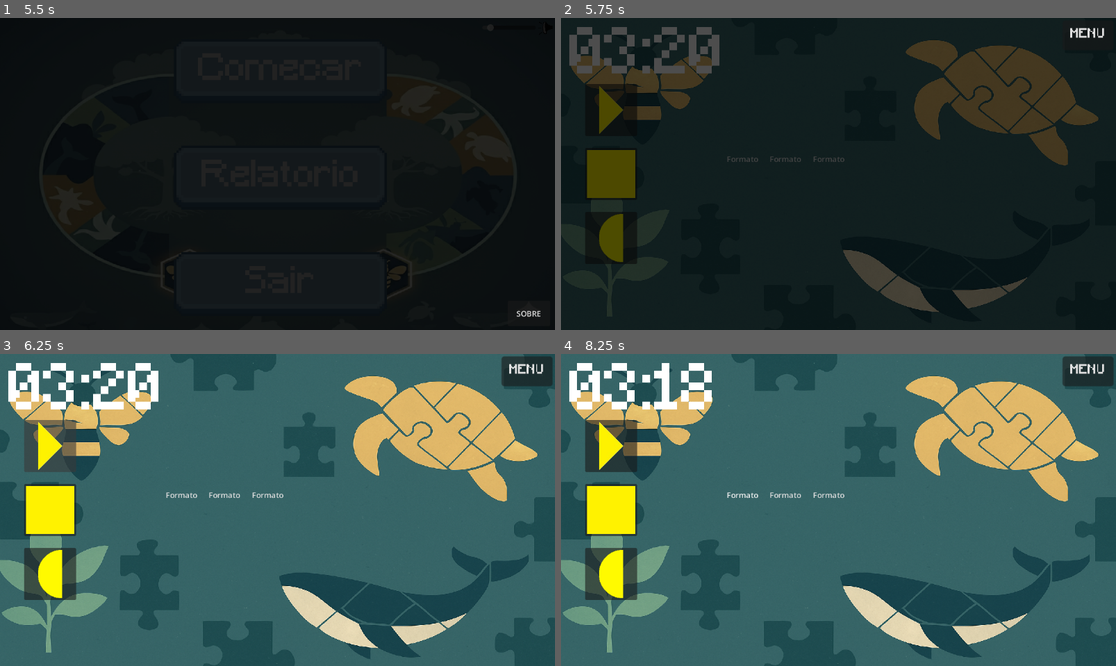
Above: before the commit, frames 1-4 (two rows, left to right).
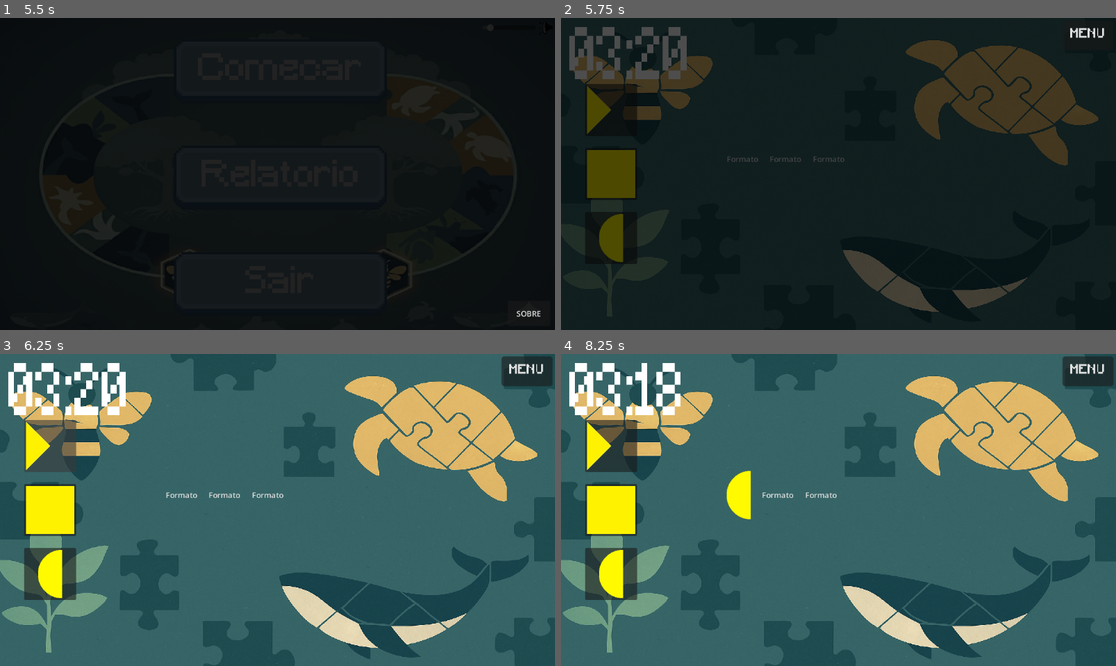
Above: after the commit, the same moments.

Repository: Estefano-Alfredo/Jogo-ASSARTE
Game: Godot game, scene res://Nos de Menu/menu.tscn
Two runs of this game, one before a commit and one after it. Both use one fixed random seed, a clock stepped at 60 frames per second and the inputs below.
Inputs (mouse positions are in pixels of both pictures, inside the frame that each line leads up to):
- Up to frame 1 (5.5 s): click "Comecar" at 0.5 s; click (277, 174) at 1.27 s; type "Alex" at 1.35 s; click "Comecar" at 2 s; click "Relatorio" at 2.75 s; click (543, 27) at 3.5 s; click "SOBRE" at 4.25 s; click "Confirmar" at 5 s
- Up to frame 2 (5.75 s): no input
- Up to frame 3 (6.25 s): click (49, 444) at 5.75 s
- Up to frame 4 (8.25 s): click (610, 510) at 6.5 s; click (610, 575) at 7.25 s; click "Formato" at 8 s

Frame 1 is identical in both runs. In frame 2, 2.8% of the frame differs, in the area x 1-29%, y 2-38%; in frame 3, 3.0%; in frame 4, 3.4%, in the area x 1-52%, y 2-54%.
Error before the commit: Parse Error: Preload file "res://botao_pausa.tscn" does not exist. (res://Nos)

Commit message:
commit novo

Diff:
--- a/bio-geometria/bio-geometria/Nos de Nivel/Nivel 1/level_1.gd
+++ b/bio-geometria/bio-geometria/Nos de Nivel/Nivel 1/level_1.gd
@@ -15,7 +15,7 @@
 const SEMICIRCULO = preload("uid://hnak7rafjwog")
 const QUADRADO = preload("uid://153sobfftdgc")
 const TRIANGULO = preload("uid://bqmqw7x1tuo6h")
-const POPUP_PAUSA_SCENE = preload("res://botao_pausa.tscn")
+const POPUP_PAUSA_SCENE = preload("res://Nos de Menu/botao_pausa.tscn")
 const MENU_PATH = "res://Nos de Menu/menu.tscn"
 
 @onready var esc_triangulo: Button = $MarginContainer/VBoxContainer/Triangulo
--- a/bio-geometria/bio-geometria/Nos de Nivel/Nivel 1/level_1.tscn
+++ b/bio-geometria/bio-geometria/Nos de Nivel/Nivel 1/level_1.tscn
@@ -49,7 +49,6 @@
 text = "
 "
 icon = ExtResource("2_0u1pp")
-icon_alignment = 1
 script = ExtResource("3_f57t2")
 
 [node name="Quadrado" type="Button" parent="MarginContainer/VBoxContainer"]
@@ -112,6 +111,7 @@
 offset_top = 19.0
 offset_right = 17.0
 offset_bottom = 19.0
+scale = Vector2(0.78101015, 1.1274073)
 tempo = 200
 
 [node name="Transicao" parent="." instance=ExtResource("6_f57t2")]
Renamed: bio-geometria/bio-geometria/Nos de Nivel/Nivel 3/lobo guará- triangulo.png -> bio-geometria/bio-geometria/Nos de Nivel/Nivel 1/lobo guará- triangulo.png
Not shown, changed: bio-geometria/bio-geometria/Nos de Nivel/Nivel 1/lobo guará- triangulo.png.import
